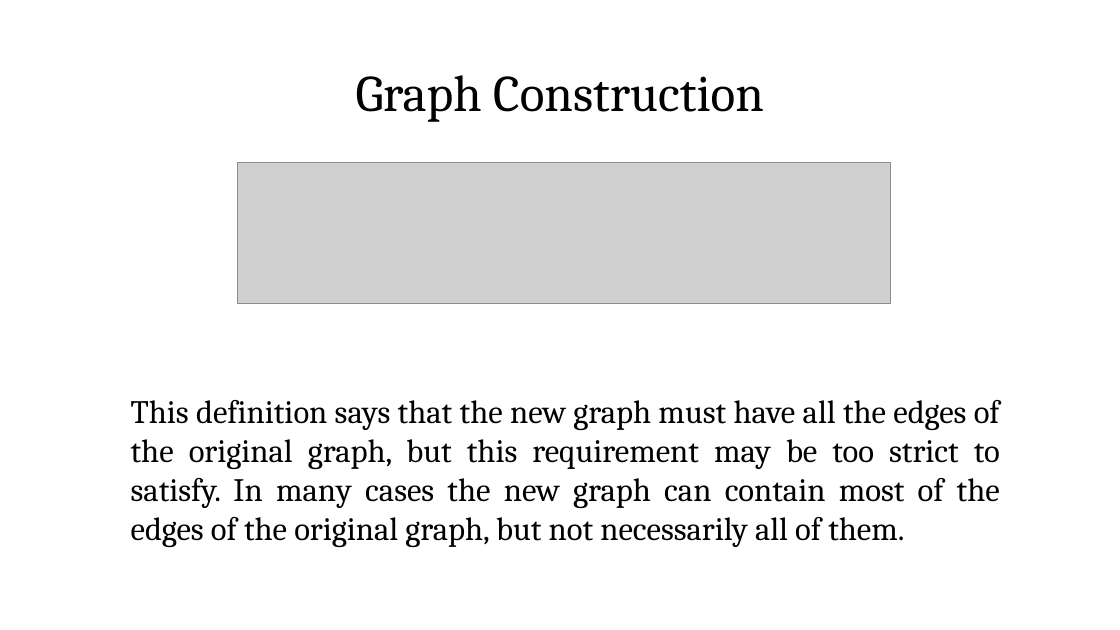
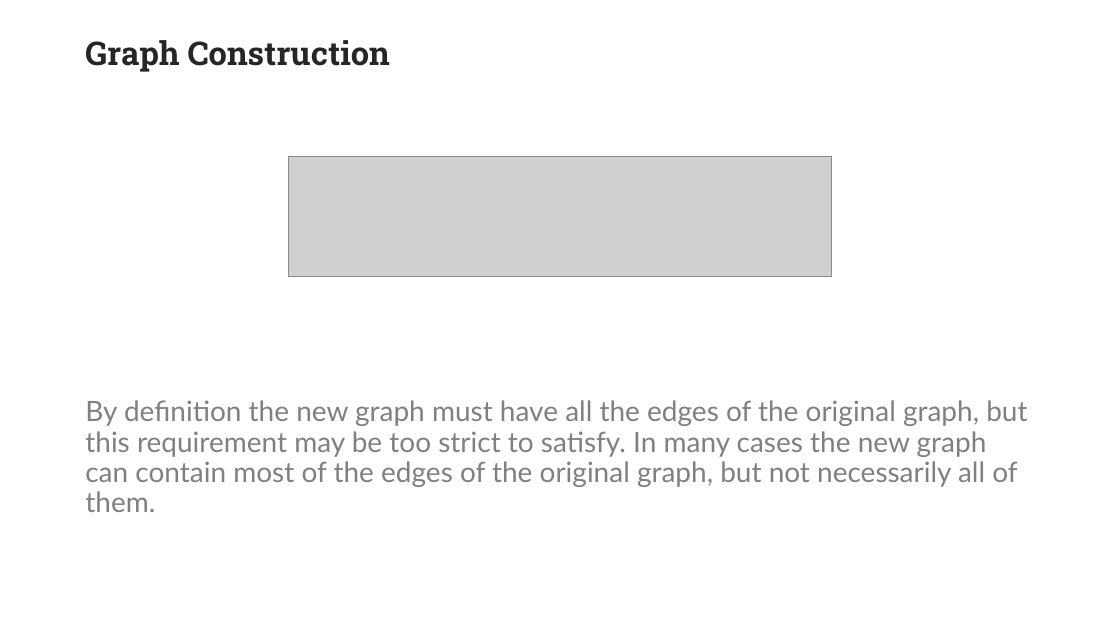
Before and after one commit to ManuManu97/k-degree, a slide deck: slide 9 of Presentazione.pptx (slide 8 before the commit). Drawn at 1120x630 pixels with LibreOffice and Linux fonts; fonts in the diff are those of the drawing; grey boxes stand for pictures; background and template pictures are left out. Boxes give left, top, right and bottom in pixels: in the first picture for what was removed or moved away, otherwise in the second. Text is boxed around its words. In the diff, an @@ line names an element or a change of style, - is before the commit and + after.

```diff
--- a/Presentazione.pptx
+++ b/Presentazione.pptx
@@ title "Graph Construction" at [85, 40, 390, 72]: size 44 to 28 pt, font Cambria to Roboto Slab, text colour #000000 to #262626, bold on; alignment centre to left; vertical alignment middle to top @@
@@ picture: place and size @@
-picture at [237, 162, 891, 303]
+picture at [288, 157, 832, 277]
@@ text "By definition the new graph ..." at [85, 400, 1027, 512]: vertical alignment top to middle @@
@@ text at [85, 400, 1027, 512]: text changed; size 28 to 24 pt; font Cambria to Lato; text colour #000000 to #808080 @@
-This definition says that the new graph must have all the edges of the original graph, but this requirement may be too strict to satisfy. In many cases the new graph can contain most of the edges of the original graph, but not necessarily all of them.
+By definition the new graph must have all the edges of the original graph, but this requirement may be too strict to satisfy. In many cases the new graph can contain most of the edges of the original graph, but not necessarily all of them.
```
Also in this commit, not shown: 15 other slides changed, 3 slides added, 2 slides removed.
